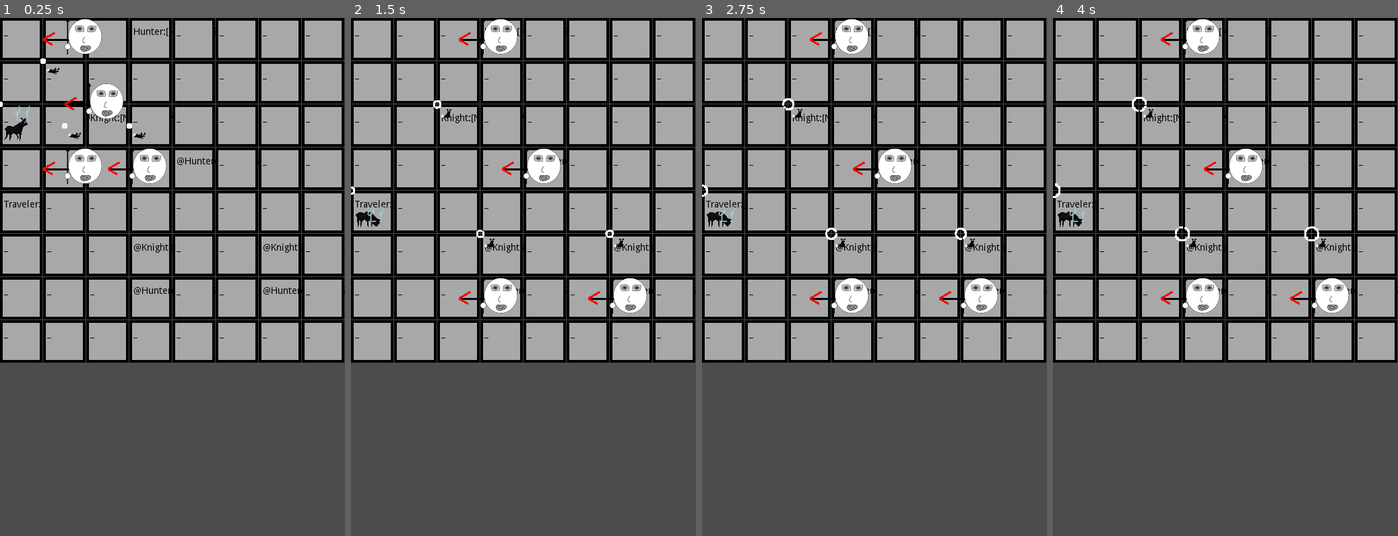
Above: before the commit, frames 1-4 (left to right).
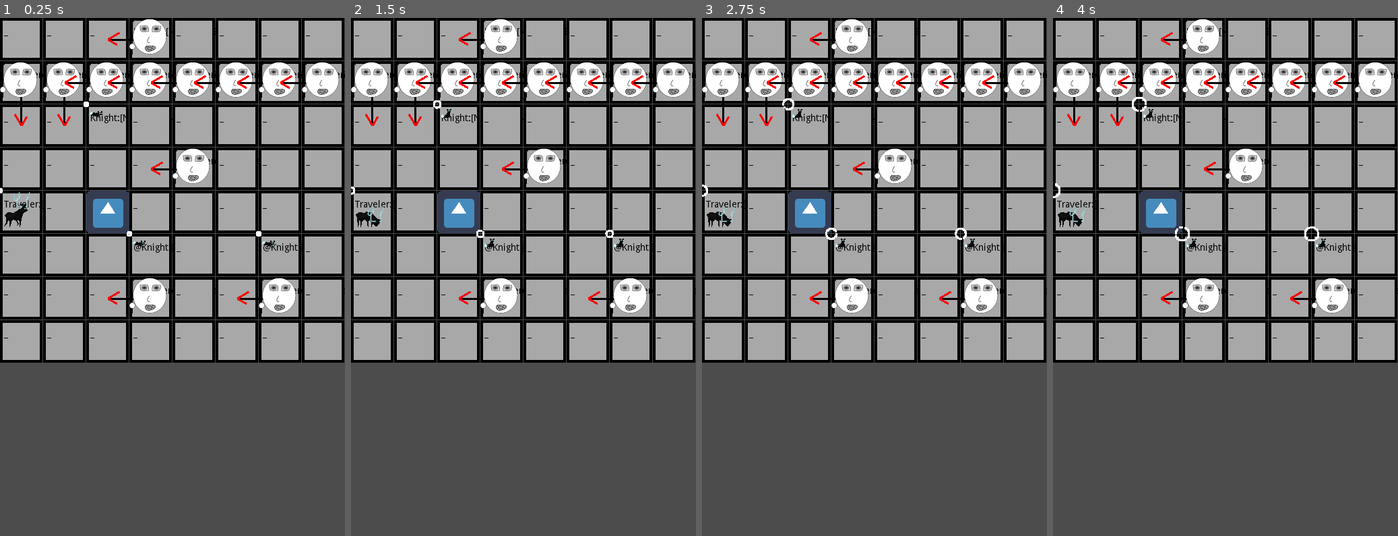
Above: after the commit, the same moments.

Repository: drarbego/caballos-de-ajedrez
Game: Godot game, scene res://Board.tscn
Same seed, same stepped clock (60 frames per second), same inputs: the game is played once before the commit and once after it. The engine's default icon, where the game draws it, is replaced by a stand-in: a white triangle on a blue panel in a dark square.
Inputs (mouse positions are in pixels of both pictures, inside the frame that each line leads up to):
- Up to frame 1 (0.25 s): no input
- Up to frame 2 (1.5 s): click (371, 38) at 0.52 s; click (371, 38) at 1.27 s
- Up to frame 3 (2.75 s): click (722, 38) at 2.02 s
- Up to frame 4 (4 s): no input

The runs differ from the first frame. In frame 1, 10% of the frame differs, in the area x 0-100%, y 0-58%; in frame 2, 5.3%; in frame 3, 5.3%; in frame 4, 5.3%.

Commit message:
teleporters wip

Diff:
--- a/Board.gd
+++ b/Board.gd
@@ -5,6 +5,7 @@
 const Tile = preload("res://Tile.tscn")
 const Switch = preload("res://Switch.tscn")
 const Hunter = preload("res://Hunter.tscn")
+const Teleporter = preload("res://Teleporter.tscn")
 
 var board_tiles := Vector2(8, 8)
 
@@ -18,12 +19,8 @@
 
 
 func _ready():
-	for i in board_tiles.y:
-		for j in board_tiles.x:
-			var tile = Tile.instance().init(self, j, i)
-			$Tiles.add_child(tile)
-
-	self.initialize_board()
+	self.initialize_tiles()
+	self.initialize_board("map_1.txt")
 
 func get_tile(pos: Vector2):
 	var tile_name = str(pos.x) + "_" + str(pos.y)
@@ -89,7 +86,7 @@
 
 	return false
 
-func initialize_board():
+func initialize_board(file_name):
 	# OWN PIECE SYMBOLS
 	# T Venado (is a Traveler that moves like a Chess King, but moves 3 tiles at a time)
 	# A Ardilla (moves like a Chess Knight)
@@ -99,16 +96,50 @@
 	# @ Fast Hunter
 	# $ Archer
 
+	# reset state
+	$MoveTimer.stop()
+	for piece in $Pieces.get_children():
+		piece.queue_free()
+	for enemy in $Enemies.get_children():
+		enemy.queue_free()
+	for tile in $Tiles.get_children():
+		tile.reset()
+
+
 	# read test map
-
 	var file = File.new()
-	file.open("res://test_map.txt", File.READ)
+	file.open("res://" + file_name, File.READ)
+
+	var id_to_teleporter = self.read_teleporters_section(file)
+	var traveler = self.read_board_section(file, id_to_teleporter)
+
+	self.set_enemies_target(traveler)
+	self.update_enemies_direction()
+	self.set_tiles_active(false)
+	self.reset_graphic_state()
+
+func read_teleporters_section(file):
+	var id_to_teleporter = {}
+	while file.get_position() < file.get_len():
+		var line = file.get_line()
+		if line[0] == ">":
+			return id_to_teleporter
+		var splitted_line = line.split(" ")
+		var id = splitted_line[0]
+		var file_name = splitted_line[1]
+		id_to_teleporter[id] = Teleporter.instance().init(file_name, self)
+
+	return id_to_teleporter
+
+func read_board_section(file, id_to_teleporter):
 	var traveler = null
-
 	var y = 0
 	while file.get_position() < file.get_len():
 		var x = 0
 		for c in file.get_line():
+			if c >= "0" and c <= "9":
+				var teleporter = id_to_teleporter[c]
+				self.initialize_teleporter(Vector2(x, y), teleporter)
 			match c:
 				"T":
 					traveler = self.initialize_piece(Vector2(x, y), Traveler, false)
@@ -119,14 +150,18 @@
 			x += 1
 		y += 1
 
-	self.set_enemies_target(traveler)
-	self.update_enemies_direction()
-	self.set_tiles_active(false)
-	self.reset_graphic_state()
+	return traveler
+
+func initialize_tiles():
+	for i in board_tiles.y:
+		for j in board_tiles.x:
+			var tile = Tile.instance().init(self, j, i)
+			$Tiles.add_child(tile)
 
 func initialize_piece(pos, piece_class, consumes_tiles): # fix consumes_tiles
 	var tile = self.get_tile(pos)
 	var piece = piece_class.instance().init(self, tile, consumes_tiles)
+	piece.position = tile.position
 	$Pieces.add_child(piece)
 	tile.set_piece(piece)
 	tile.current_piece = piece # fix this hack
@@ -136,11 +171,16 @@
 func initialize_enemy(pos, piece_class):
 	var tile = self.get_tile(pos)
 	var piece = piece_class.instance().init(self, tile, false)
+	piece.position = tile.position
 	$Enemies.add_child(piece)
 	tile.set_piece(piece)
 	tile.current_piece = piece # fix this hack
 
 	return piece
+
+func initialize_teleporter(pos, teleporter):
+	var tile = self.get_tile(pos)
+	tile.set_content(teleporter)
 
 # TILES
 func set_tiles_active(active):
--- a/Board.tscn
+++ b/Board.tscn
@@ -14,5 +14,4 @@
 
 [node name="MoveTimer" type="Timer" parent="."]
 one_shot = true
-
 [connection signal="timeout" from="MoveTimer" to="." method="_on_MoveTimer_timeout"]
--- a/Piece.gd
+++ b/Piece.gd
@@ -27,12 +27,15 @@
 	self.is_moving = true
 	$AnimationPlayer.play("walk")
 	$Tween.interpolate_property(self, "position", self.position, new_tile.position, move_time)
-	$Tween.interpolate_callback(self,  move_time, "stop_moving")
+	$Tween.interpolate_callback(self,  move_time, "stop_moving", new_tile)
 	$Tween.start()
 
-func stop_moving():
+func stop_moving(new_tile):
 	self.is_moving = false
 	$AnimationPlayer.play("idle")
+
+	for content in new_tile.get_node("Content").get_children():
+		content.on_piece_landed(self)
 
 func set_tile(_tile):
 	self.tile = _tile
--- /dev/null
+++ b/Teleporter.gd
@@ -0,0 +1,13 @@
+extends Node2D
+
+var file_name = ""
+var board = null
+
+func init(_file_name, _board):
+	self.file_name = _file_name
+	self.board = _board
+
+	return self
+
+func on_piece_landed(_piece):
+	self.board.initialize_board(self.file_name)
--- /dev/null
+++ b/Teleporter.tscn
@@ -0,0 +1,10 @@
+[gd_scene load_steps=3 format=2]
+
+[ext_resource path="res://Teleporter.gd" type="Script" id=1]
+[ext_resource path="res://icon.png" type="Texture" id=2]
+
+[node name="Teleporter" type="Node2D"]
+script = ExtResource( 1 )
+
+[node name="Sprite" type="Sprite" parent="."]
+texture = ExtResource( 2 )
--- a/Tile.gd
+++ b/Tile.gd
@@ -27,9 +27,6 @@
 	piece.tile.set_piece(null)
 	piece.move_to_tile(self)
 	piece.set_tile(self)
-
-	for child in $Content.get_children():
-		child.on_piece_landed(piece)
 
 func _on_pressed():
 	if self.current_piece is PlayablePiece:
@@ -100,3 +97,12 @@
 		child.queue_free()
 
 	$Content.add_child(node_content)
+
+func has_content():
+	return $Content.get_child_count() > 0
+
+func reset():
+	self.current_piece = null
+	self.is_active = true
+	for child in $Content.get_children():
+		child.queue_free()
--- a/Tile.tscn
+++ b/Tile.tscn
@@ -6,7 +6,9 @@
 [sub_resource type="Theme" id=1]
 Label/colors/font_color = Color( 0, 0, 0, 1 )
 
-[node name="Tile" type="Node2D" groups=["tiles"]]
+[node name="Tile" type="Node2D" groups=[
+"tiles",
+]]
 script = ExtResource( 2 )
 
 [node name="TextureButton" type="TextureButton" parent="."]
@@ -28,5 +30,4 @@
 __meta__ = {
 "_edit_use_anchors_": false
 }
-
 [connection signal="pressed" from="TextureButton" to="." method="_on_pressed"]
Not shown, changed: map_1.txt
Not shown, added: map_2.txt
